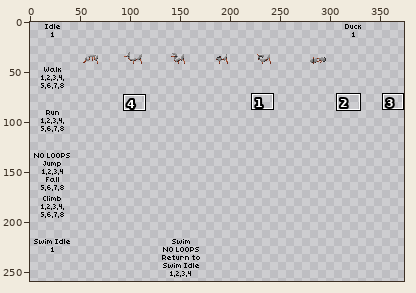
Sprite sheet -- items/armors/ryophi/ryophi-tier1/pants.png. The picture above shows the old version from afar; the outline marks the close-up.
Close-up. Before the edit:
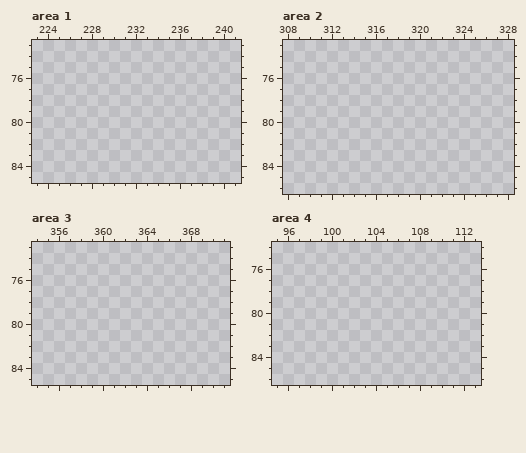
The file is 387x301 pixels. Shown: area 1: x 223..241, y 73..85; area 2: x 308..328, y 73..86; area 3: x 354..371, y 73..85; area 4: x 95..113, y 74..86. The wide view leaves out empty margins. The commit also changed other parts of the picture, which this record leaves out.
And afterwards:
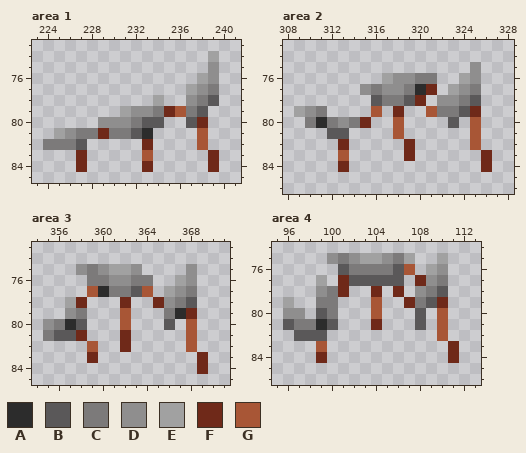
Palette (. is transparent): A #2c2c2c  B #5a5859  C #7c7a7a  D #8f8e8e  E #a1a1a1  F #6f2919  G #a85636
The edit:
--- area 1
@@ x 223..241 @@
 73 ...................
-74 ...................
-75 ...................
-76 ...................
-77 ...................
-78 ...................
-79 ...................
-80 ...................
-81 ...................
-82 ...................
-83 ...................
-84 ...................
+74 ................E..
+75 ................D..
+76 ...............ED..
+77 ..............EDC..
+78 ...........E..DCB..
+79 ........EDDCFGCB...
+80 ......DDDCBB..BF...
+81 ..EDCCFCCBA....G...
+82 .CCCB.....F....G...
+83 ....F.....G.....F..
+84 ....F.....F.....F..
 85 ...................
--- area 2
@@ x 308..328 @@
 74 .....................
-75 .....................
-76 .....................
-77 .....................
-78 .....................
-79 .....................
-80 .....................
-81 .....................
-82 .....................
-83 .....................
-84 .....................
+75 .................D...
+76 .........EDDCC..ED...
+77 .......DCDDCAF.EDC...
+78 ........BCCBF.DDCB...
+79 .EDC....G.F..GCCBF...
+80 ..CACDCF..G....B.G...
+81 ....BB....G......G...
+82 .....F.....F.....G...
+83 .....G.....F......F..
+84 .....F............F..
 85 .....................
--- area 3
@@ x 354..371 @@
 74 ..................
-75 ..................
-76 ..................
-77 ..................
-78 ..................
-79 ..................
-80 ..................
-81 ..................
-82 ..................
-83 ..................
-84 ..................
+75 ....DCDEED....D...
+76 .....CCDDCC..ED...
+77 .....GACCBG.EDC...
+78 ...EF...F..FDCB...
+79 ...DC...G...CAF...
+80 .DCAB...G...B.G...
+81 .CBBF...F.....G...
+82 .....G..F.....G...
+83 .....F.........F..
+84 ...............F..
 85 ..................
--- area 4
@@ x 95..113 @@
 74 ...................
-75 ...................
-76 ...................
-77 ...................
-78 ...................
-79 ...................
-80 ...................
-81 ...................
-82 ...................
-83 ...................
-84 ...................
+75 .....DCDEEDCE..E...
+76 ......BCCCCBG.ED...
+77 ....E.FBBBBB.FDC...
+78 ....DCF..F.F.DCB...
+79 .E..CC...G..FCBF...
+80 .DD.BC...G...B.G...
+81 .BCCAB...F...B.G...
+82 ..BBB..........G...
+83 ....G...........F..
+84 ....F...........F..
 85 ...................
Where, in picture pixels (left, top, right, bottom), the same in both close-ups:
added: (43, 51, 219, 172)
added: (294, 62, 492, 172)
added: (43, 264, 208, 374)
added: (283, 253, 459, 363)
